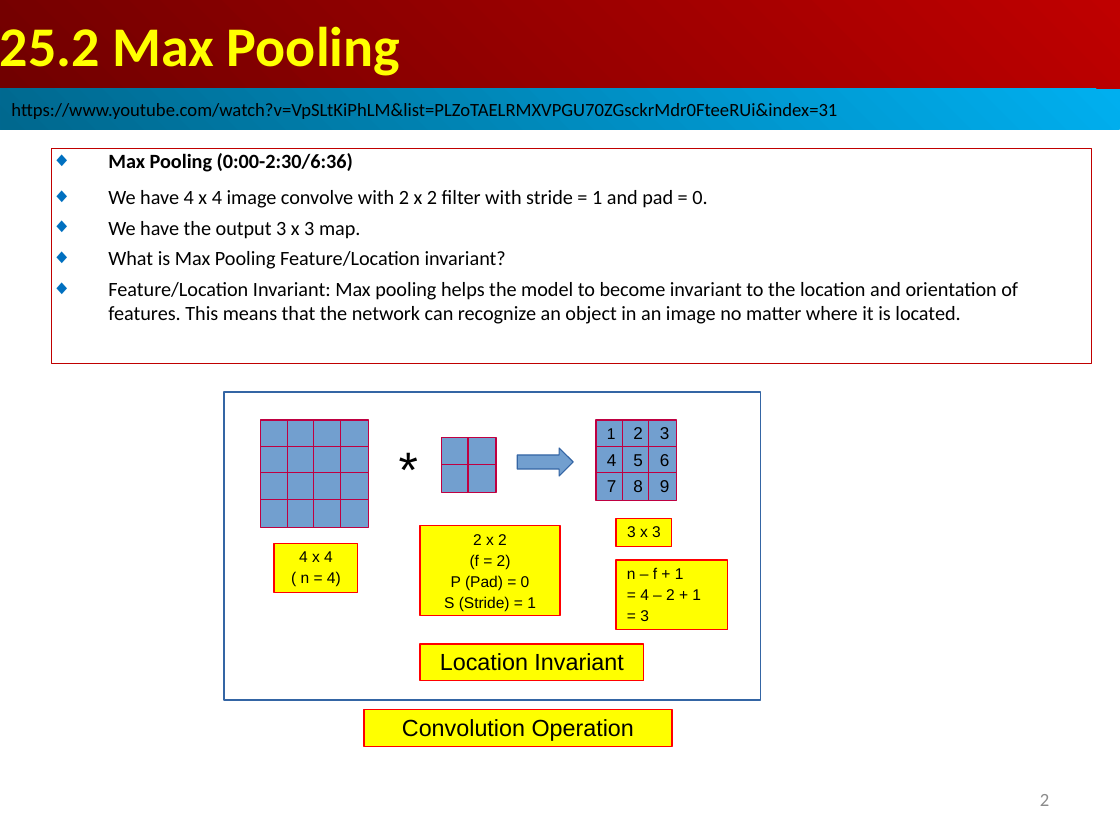
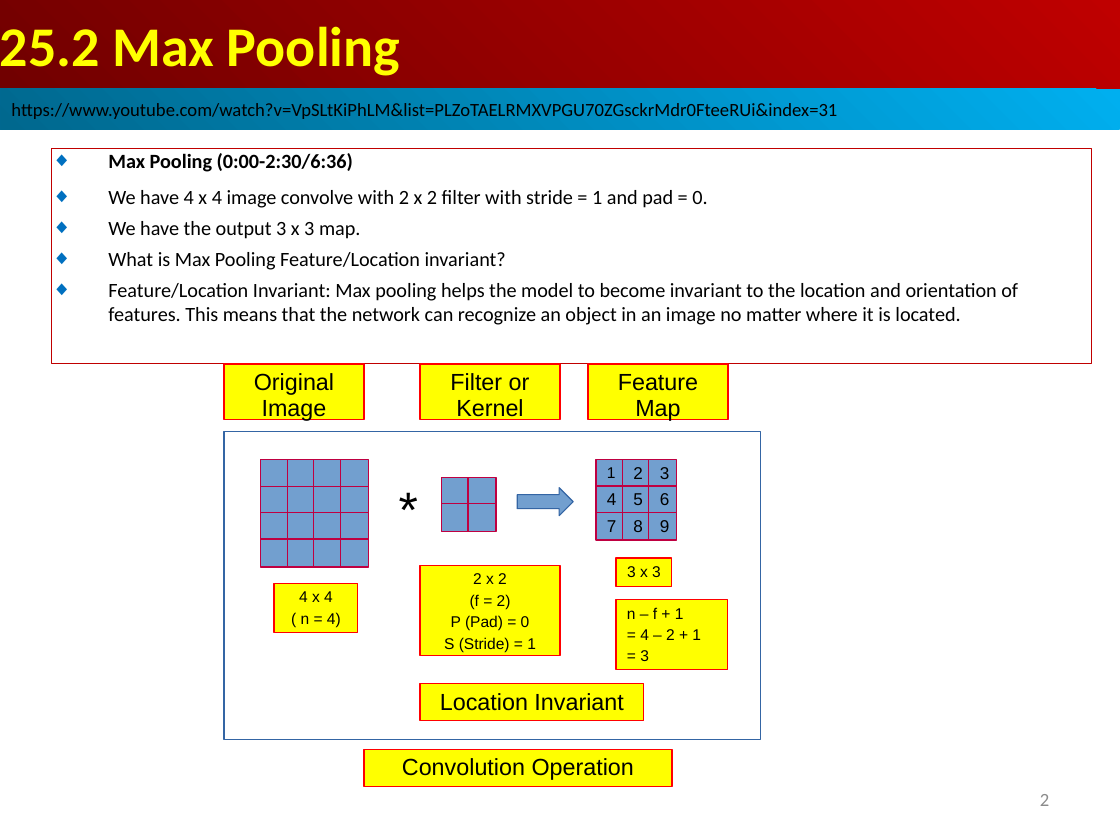
Before and after one commit to peterhchen/AIU_CS512_DL, a slide deck: slide 2 of 000_Lecture_Project/week13/01_Lecture/25.03_MaxPooling.ppt. Drawn at 1120x840 pixels with LibreOffice and Linux fonts; fonts in the diff are those of the drawing. Boxes give left, top, right and bottom in pixels: in the first picture for what was removed or moved away, otherwise in the second. Text is boxed around its words. In the diff, an @@ line names an element or a change of style, - is before the commit and + after.

```diff
--- a/000_Lecture_Project/week13/01_Lecture/25.03_MaxPooling.ppt
+++ b/000_Lecture_Project/week13/01_Lecture/25.03_MaxPooling.ppt
@@ rectangle added at (224, 364, 364, 420), fill #FFFF00, outline #FF0000 0.74 pt, 15 pt, text #000000 @@
+Original Image
@@ rectangle added at (420, 364, 560, 420), fill #FFFF00, outline #FF0000 0.74 pt, 15 pt, text #000000 @@
+Filter or Kernel
@@ rectangle added at (588, 364, 728, 420), fill #FFFF00, outline #FF0000 0.74 pt, 15 pt, text #000000 @@
+Feature Map
@@ 4 rectangles: place and size @@
-4 rectangles at (261, 447, 368, 475)
+4 rectangles at (261, 459, 368, 487)
@@ 16 rectangles, 1 right arrow, 1 text: place and size @@
-16 rectangles, 1 right arrow, 1 text at (224, 392, 760, 747)
+16 rectangles, 1 right arrow, 1 text at (224, 431, 760, 786)
@@ 10 rectangles: place and size @@
-10 rectangles at (261, 464, 496, 528)
+10 rectangles at (261, 477, 496, 541)
@@ rectangle: place and size @@
-rectangle at (441, 438, 469, 466)
+rectangle at (441, 504, 469, 532)
@@ rectangle: place and size @@
-rectangle at (468, 438, 496, 466)
+rectangle at (468, 504, 496, 532)
@@ 4 rectangles: place and size @@
-4 rectangles at (261, 420, 368, 448)
+4 rectangles at (261, 539, 368, 567)
```
Also in this commit, not shown: 3 other slides changed, 2 other files.
